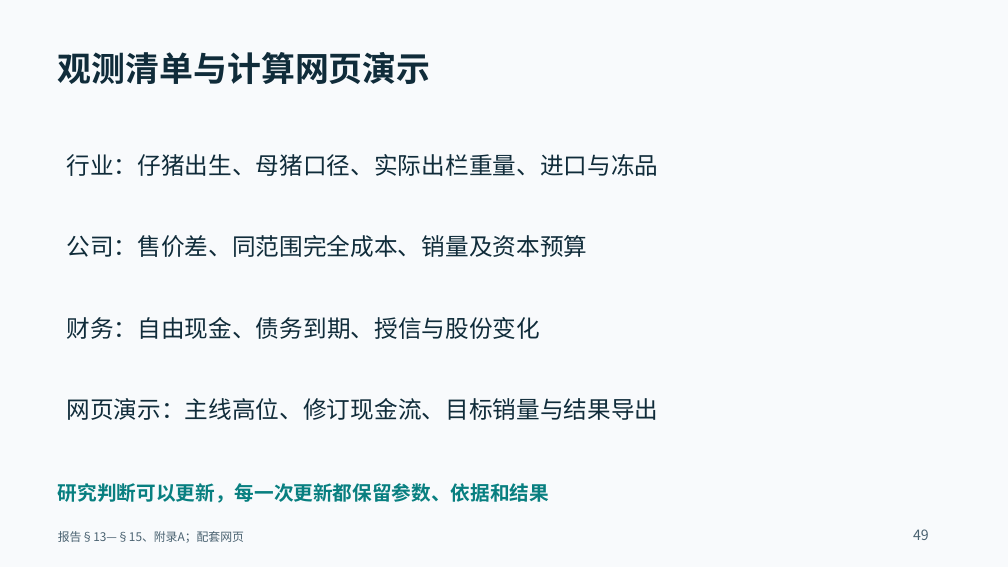
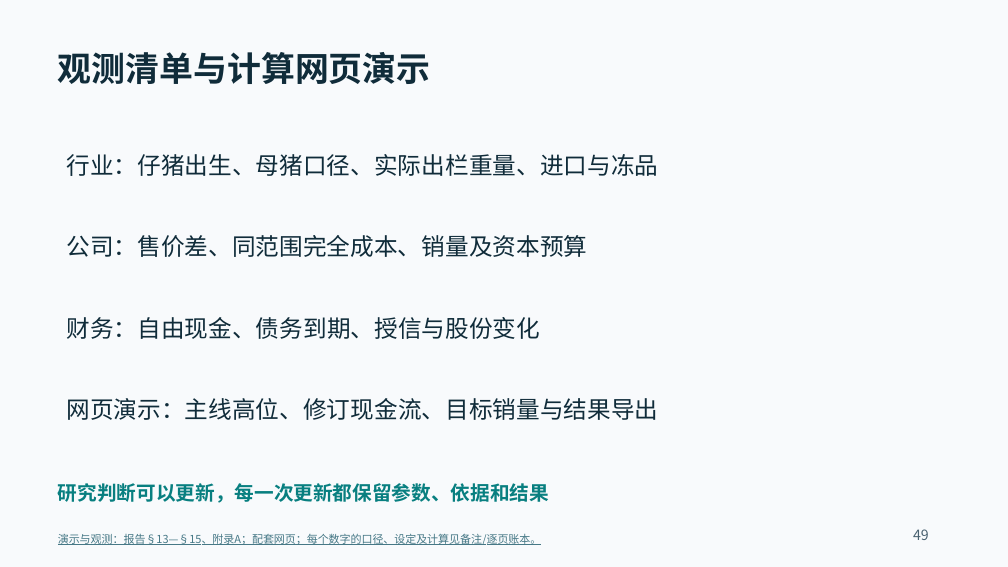
Before and after one commit to d202480025-code/muyuan-valuation-research, a slide deck: slide 49 of docs/downloads/lecture.pptx. Drawn at 1008x567 pixels with LibreOffice and Linux fonts; fonts in the diff are those of the drawing. Boxes give left, top, right and bottom in pixels: in the first picture for what was removed or moved away, otherwise in the second. Text is boxed around its words. In the diff, an @@ line names an element or a change of style, - is before the commit and + after.

```diff
--- a/docs/downloads/lecture.pptx
+++ b/docs/downloads/lecture.pptx
@@ text at bbox=[58, 534, 542, 545]: text changed; size 11.2 to 10.5 pt; text colour #4A6271 to #467886 @@
-报告§13—§15、附录A；配套网页
+演示与观测：报告§13—§15、附录A；配套网页；每个数字的口径、设定及计算见备注/逐页账本。
```
Also in this commit, not shown: 40 other slides changed, 16 slides added, 14 slides removed, 54 other files.
